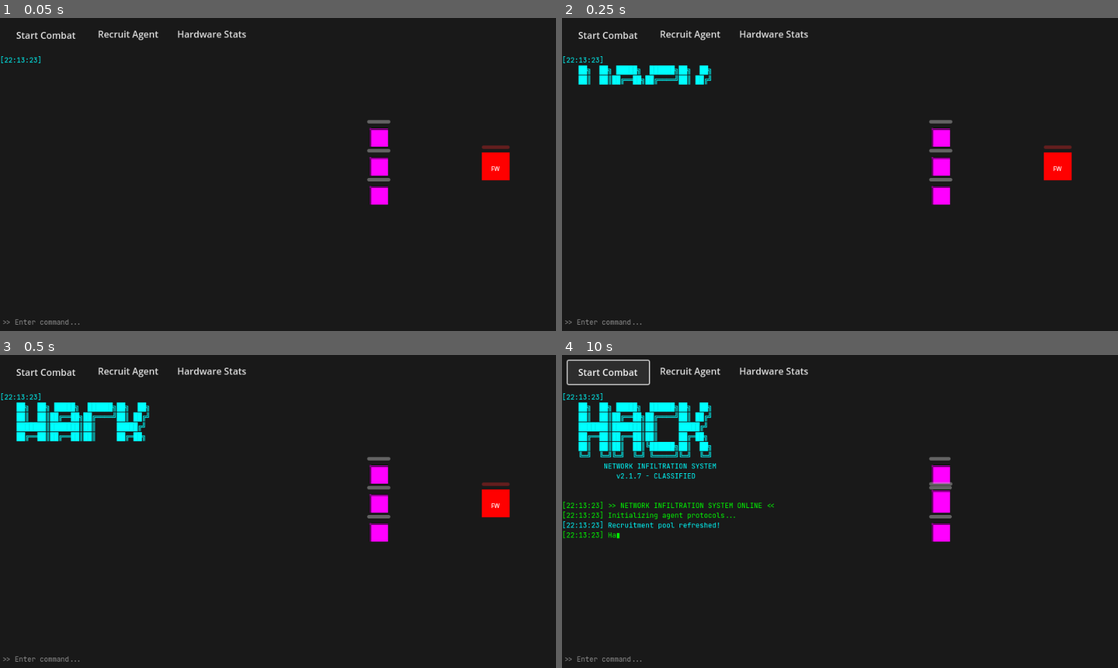
Above: before the commit, frames 1-4 (two rows, left to right).
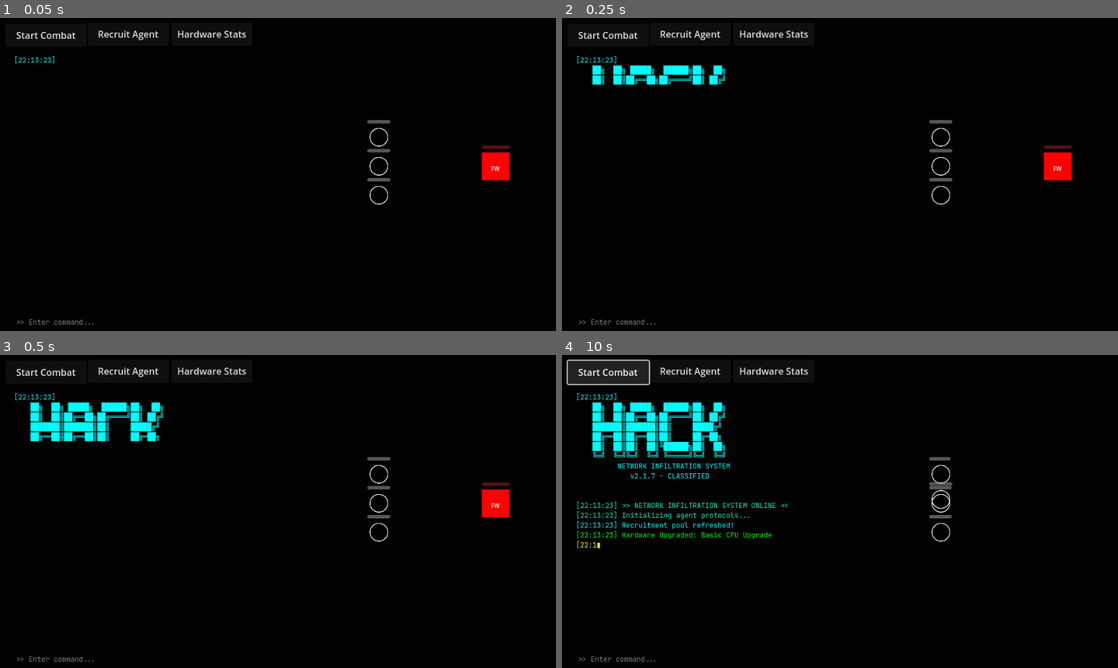
Above: after the commit, the same moments.

Repository: timrolls/Idle-Hacker
Game: Godot game, scene res://Scenes/Test/combat_test.tscn
Same seed, same stepped clock (60 frames per second), same inputs: the game is played once before the commit and once after it. This scene is started directly instead of the project's main scene.
Inputs (mouse positions are in pixels of both pictures, inside the frame that each line leads up to):
- Up to frame 1 (0.05 s): no input
- Up to frame 2 (0.25 s): no input
- Up to frame 3 (0.5 s): no input
- Up to frame 4 (10 s): click "Start Combat" at 0.5 s; click "Recruit Agent" at 1.25 s; click "Hardware Stats" at 2 s; tap Enter at 2.75, 5.75 s; move the mouse to (962, 495) at 2.77 s; hold Up (ui_up) 2.78-3.5 s; tap O at 2.85, 5.85, 8.85 s; click (962, 495) at 2.92 s; tap Space at 3.5 s; drag from (728, 527) to (940, 473) at 3.52 s; move the mouse to (895, 442) at 4.27 s; hold Up (ui_up) 4.28-5 s; tap Shift at 4.35, 7.35 s; drag from (812, 574) to (940, 502) at 5.02 s; move the mouse to (1006, 558) at 5.77 s; hold Down (ui_down) 5.78-6.5 s; drag from (673, 464) to (940, 533) at 6.52 s; move the mouse to (867, 511) at 7.27 s; hold Down (ui_down) 7.28-8 s; click (867, 511) at 7.42 s; drag from (756, 433) to (940, 498) at 8.02 s; move the mouse to (962, 495) at 8.77 s; hold Up (ui_up) 8.78-9.5 s; click "Start Combat" at 9.5 s

The runs differ from the first frame. In frame 1, 96% of the frame differs, in the area x 0-100%, y 0-100%; in frame 2, 96%; in frame 3, 95%; in frame 4, 95%.

Commit message:
Fixed errors in combat_test scene

Diff:
--- /dev/null
+++ b/idle-hacker/Assets/Placeholders/Ring.svg
@@ -0,0 +1,7 @@
+<?xml version="1.0" encoding="UTF-8" standalone="no"?>
+<!DOCTYPE svg PUBLIC "-//W3C//DTD SVG 1.1//EN" "http://www.w3.org/Graphics/SVG/1.1/DTD/svg11.dtd">
+<svg width="100%" height="100%" viewBox="0 0 64 64" version="1.1" xmlns="http://www.w3.org/2000/svg" xmlns:xlink="http://www.w3.org/1999/xlink" xml:space="preserve" xmlns:serif="http://www.serif.com/" style="fill-rule:evenodd;clip-rule:evenodd;stroke-linejoin:round;stroke-miterlimit:2;">
+    <g transform="matrix(4,0,0,4,0,0)">
+        <path d="M8,0C12.415,0 16,3.585 16,8C16,12.415 12.415,16 8,16C3.585,16 0,12.415 0,8C0,3.585 3.585,0 8,0ZM8,0.654C3.945,0.654 0.654,3.945 0.654,8C0.654,12.055 3.945,15.346 8,15.346C12.055,15.346 15.346,12.055 15.346,8C15.346,3.945 12.055,0.654 8,0.654Z" style="fill:white;"/>
+    </g>
+</svg>
--- a/idle-hacker/Scenes/Agents/agent.gd
+++ b/idle-hacker/Scenes/Agents/agent.gd
@@ -19,7 +19,6 @@
 var experience: int = 0
 
 # Abilities
-#var abilities: Array[Dictionary] = []
 var abilities: Array = []
 var ability_cooldowns: Dictionary = {}  # Track cooldowns
 var active_buffs: Array[Dictionary] = []  # Active ability effects
@@ -39,16 +38,28 @@
 
 func _ready():
 	current_health = max_health
+
+	# Ensure we have required nodes
+	if not sprite:
+		sprite = get_node_or_null("Sprite2D")
+	if not health_bar:
+		health_bar = get_node_or_null("HealthBar")
+	if not attack_timer:
+		attack_timer = get_node_or_null("AttackTimer")
+
 	setup_health_bar()
 	setup_attack_timer()
 
 	# Apply visual style based on agent type
-	#apply_agent_style()
+	apply_agent_style()
 
 	# Initialize ability cooldowns
 	setup_abilities()
 
 func setup_health_bar():
+	if not health_bar:
+		return
+
 	health_bar.max_value = max_health
 	health_bar.value = current_health
 	health_bar.show_percentage = false
@@ -56,30 +67,36 @@
 	health_bar.position = Vector2(-20, -30)
 
 func setup_attack_timer():
+	if not attack_timer:
+		return
+
 	attack_timer.wait_time = 1.0 / (base_attack_speed * cpu_speed_multiplier)
 	attack_timer.timeout.connect(_on_attack_timer_timeout)
 
-#func apply_agent_style():
-	#match agent_type:
-		#"BruteForce":
-			#sprite.modulate = Color.BLUE
-			#agent_name = "BruteForce_Agent" if agent_name == "Agent" else agent_name
-		#"Firewall":
-			#sprite.modulate = Color.GREEN
-			#agent_name = "Firewall_Agent" if agent_name == "Agent" else agent_name
-		#"PacketSniffer":
-			#sprite.modulate = Color.RED
-			#agent_name = "PacketSniffer_Agent" if agent_name == "Agent" else agent_name
-		#"Cryptominer":
-			#sprite.modulate = Color.YELLOW
-			#agent_name = "Cryptominer_Agent" if agent_name == "Agent" else agent_name
-		#"Botnet":
-			#sprite.modulate = Color.PURPLE
-			#agent_name = "Botnet_Agent" if agent_name == "Agent" else agent_name
-	#
-	## Apply rarity color if we have agent data
-	#if agent_data.has("color"):
-		#sprite.modulate = sprite.modulate.blend(agent_data.color)
+func apply_agent_style():
+	if not sprite:
+		return
+
+	match agent_type:
+		"BruteForce":
+			sprite.modulate = Color.BLUE
+			agent_name = "BruteForce_Agent" if agent_name == "Agent" else agent_name
+		"Firewall":
+			sprite.modulate = Color.GREEN
+			agent_name = "Firewall_Agent" if agent_name == "Agent" else agent_name
+		"PacketSniffer":
+			sprite.modulate = Color.RED
+			agent_name = "PacketSniffer_Agent" if agent_name == "Agent" else agent_name
+		"Cryptominer":
+			sprite.modulate = Color.YELLOW
+			agent_name = "Cryptominer_Agent" if agent_name == "Agent" else agent_name
+		"Botnet":
+			sprite.modulate = Color.PURPLE
+			agent_name = "Botnet_Agent" if agent_name == "Agent" else agent_name
+
+	# Apply rarity color if we have agent data
+	if agent_data.has("color"):
+		sprite.modulate = sprite.modulate.blend(agent_data.color)
 
 func start_combat(target: Node2D):
 	if not is_attacking and is_instance_valid(target):
@@ -124,7 +141,8 @@
 		actual_damage *= 0.7
 
 	current_health -= actual_damage
-	health_bar.value = current_health
+	if health_bar:
+		health_bar.value = current_health
 
 	# Visual feedback
 	_play_hurt_animation()
@@ -147,7 +165,8 @@
 
 func heal(amount: float):
 	current_health = min(current_health + amount, max_health)
-	health_bar.value = current_health
+	if health_bar:
+		health_bar.value = current_health
 	EventBus.agent_health_changed.emit(agent_name, current_health, max_health)
 
 func apply_hardware_upgrades(cpu_mult: float, dmg_mult: float, def_mult: float):
@@ -160,11 +179,17 @@
 		attack_timer.wait_time = 1.0 / (base_attack_speed * cpu_speed_multiplier)
 
 func _play_attack_animation():
+	if not sprite:
+		return
+
 	var tween = get_tree().create_tween()
 	tween.tween_property(sprite, "position:x", sprite.position.x + 10, 0.1)
 	tween.tween_property(sprite, "position:x", sprite.position.x, 0.1)
 
 func _play_hurt_animation():
+	if not sprite:
+		return
+
 	var tween = get_tree().create_tween()
 	tween.tween_property(sprite, "modulate:v", 0.5, 0.1)
 	tween.tween_property(sprite, "modulate:v", 1.0, 0.1)
@@ -212,7 +237,7 @@
 
 	# Setup abilities from data
 	setup_abilities()
-	#apply_agent_style()
+	apply_agent_style()
 
 func activate_ability(ability_name: String) -> bool:
 	for ability in abilities:
@@ -257,9 +282,10 @@
 	active_buffs.append(buff)
 
 	# Visual effect
-	var tween = get_tree().create_tween()
-	tween.tween_property(sprite, "modulate:v", 2.0, 0.2)
-	tween.tween_property(sprite, "modulate:v", 1.0, 0.2)
+	if sprite:
+		var tween = get_tree().create_tween()
+		tween.tween_property(sprite, "modulate:v", 2.0, 0.2)
+		tween.tween_property(sprite, "modulate:v", 1.0, 0.2)
 
 func _activate_shield():
 	# This would affect all agents - needs combat manager integration
--- a/idle-hacker/Scenes/Agents/agent.tscn
+++ b/idle-hacker/Scenes/Agents/agent.tscn
@@ -1,15 +1,22 @@
 [gd_scene load_steps=3 format=3 uid="uid://c6kfjw55p0tjl"]
 
 [ext_resource type="Script" uid="uid://dtxn3f7cjdaxq" path="res://Scenes/Agents/agent.gd" id="1_agent"]
-
-[sub_resource type="PlaceholderTexture2D" id="PlaceholderTexture2D_agent"]
-size = Vector2(32, 32)
+[ext_resource type="Texture2D" uid="uid://cujjmk5xhwyq5" path="res://Assets/Placeholders/Ring.svg" id="2_ryekx"]
 
 [node name="Agent" type="Node2D"]
 script = ExtResource("1_agent")
 
+[node name="Sprite" type="ColorRect" parent="."]
+visible = false
+offset_left = -24.0
+offset_top = -24.0
+offset_right = 24.0
+offset_bottom = 24.0
+color = Color(1, 0.647059, 0, 1)
+
 [node name="Sprite2D" type="Sprite2D" parent="."]
-texture = SubResource("PlaceholderTexture2D_agent")
+scale = Vector2(0.5, 0.5)
+texture = ExtResource("2_ryekx")
 
 [node name="HealthBar" type="ProgressBar" parent="."]
 modulate = Color(1, 1, 1, 0.8)
--- a/idle-hacker/Scenes/Levels/main.tscn
+++ b/idle-hacker/Scenes/Levels/main.tscn
@@ -92,15 +92,11 @@
 theme = ExtResource("2_w0lsm")
 glitch_chance = 0.5
 cursor_blink_speed = 0.7
-agent_action_color = Color(0.517647, 0.517647, 0.517647, 1)
 server_response_color = Color(0.75493, 0.697731, 0.374945, 1)
-combat_event_color = Color(0.517647, 0.517647, 0.517647, 1)
 success_color = Color(0, 0.968273, 0.737207, 1)
 warning_color = Color(1, 1, 1, 1)
-command_color = Color(0.517647, 0.517647, 0.517647, 1)
 help_color = Color(0.517184, 0.517184, 0.517184, 1)
 error_color = Color(0.830365, 0.330725, 0.381645, 1)
-system_color = Color(0, 0.968273, 0.737207, 1)
 
 [node name="LineEdit" parent="." instance=ExtResource("2_yjsus")]
 offset_right = 704.0
@@ -114,6 +110,7 @@
 offset_right = 960.0
 offset_bottom = 536.0
 color = Color(1, 1, 1, 0)
+metadata/_edit_use_anchors_ = true
 
 [node name="Sprite2D" type="Sprite2D" parent="CanvasLayer/Ascii Shader"]
 show_behind_parent = true
--- a/idle-hacker/Scenes/Test/combat_test.tscn
+++ b/idle-hacker/Scenes/Test/combat_test.tscn
@@ -1,10 +1,19 @@
-[gd_scene load_steps=6 format=3 uid="uid://pwmmsg1u3be2"]
+[gd_scene load_steps=9 format=3 uid="uid://pwmmsg1u3be2"]
 
 [ext_resource type="Script" uid="uid://gk3ehq78ecqb" path="res://Scenes/Test/combat_test.gd" id="1_test"]
 [ext_resource type="PackedScene" uid="uid://c6kfjw55p0tjl" path="res://Scenes/Agents/agent.tscn" id="2_ackmw"]
 [ext_resource type="PackedScene" uid="uid://dlnpl14u8qrre" path="res://Scenes/UI/terminal_window.tscn" id="2_ghhax"]
 [ext_resource type="PackedScene" uid="uid://cv5o0d0y2m6sh" path="res://Scenes/Enemies/enemy_server.tscn" id="3_j05fj"]
 [ext_resource type="PackedScene" uid="uid://bv7p5pmifa37j" path="res://Scenes/UI/command_prompt.tscn" id="3_lrbht"]
+[ext_resource type="Shader" uid="uid://0h40a6mt5n5a" path="res://Shaders/ascii.gdshader" id="6_wywmr"]
+[ext_resource type="Texture2D" uid="uid://bm3b2sx2x5bvr" path="res://Shaders/ascii.png" id="7_1fppc"]
+
+[sub_resource type="ShaderMaterial" id="ShaderMaterial_ua2r5"]
+shader = ExtResource("6_wywmr")
+shader_parameter/ascii_tex = ExtResource("7_1fppc")
+shader_parameter/ascii_size = Vector2(8, 16)
+shader_parameter/available_columns = 10
+shader_parameter/max_columns = 16
 
 [node name="CombatTest" type="Node2D"]
 script = ExtResource("1_test")
@@ -14,7 +23,7 @@
 [node name="Background" type="ColorRect" parent="."]
 offset_right = 960.0
 offset_bottom = 540.0
-color = Color(0.1, 0.1, 0.1, 1)
+color = Color(0, 0, 0, 1)
 
 [node name="AgentsContainer" type="Node2D" parent="."]
 z_index = 10
@@ -56,8 +65,28 @@
 text = "Type commands like: 'overload 1' or 'shield firewall' to activate abilities"
 
 [node name="Terminal Window" parent="UILayer" instance=ExtResource("2_ghhax")]
+offset_left = 24.0
 offset_top = 64.0
-offset_right = -320.0
+offset_right = -384.0
 offset_bottom = -28.0
+glitch_chance = 0.4
 
 [node name="LineEdit" parent="UILayer" instance=ExtResource("3_lrbht")]
+offset_left = 24.0
+offset_right = 576.0
+
+[node name="CanvasLayer" type="CanvasLayer" parent="."]
+visible = false
+
+[node name="Ascii Shader" type="ColorRect" parent="CanvasLayer"]
+material = SubResource("ShaderMaterial_ua2r5")
+anchors_preset = -1
+anchor_left = -0.133333
+anchor_top = -0.0148148
+anchor_right = -0.00833333
+anchor_bottom = -0.0148148
+offset_left = 712.0
+offset_right = 960.0
+offset_bottom = 536.0
+color = Color(1, 1, 1, 0)
+metadata/_edit_use_anchors_ = true
--- a/idle-hacker/Scenes/UI/terminal_window.tscn
+++ b/idle-hacker/Scenes/UI/terminal_window.tscn
@@ -12,6 +12,13 @@
 grow_vertical = 2
 script = ExtResource("1_q2jdn")
 glitch_speed_multiplier = 0.9
+agent_action_color = Color(0.517647, 0.517647, 0.517647, 1)
+combat_event_color = Color(0.517647, 0.517647, 0.517647, 1)
+success_color = Color(0.517647, 0.517647, 0.517647, 1)
+warning_color = Color(0, 0.968273, 0.737207, 1)
+command_color = Color(0.517647, 0.517647, 0.517647, 1)
+help_color = Color(0.517647, 0.517647, 0.517647, 1)
+system_color = Color(0, 0.968273, 0.737207, 1)
 
 [node name="ScrollContainer" type="ScrollContainer" parent="."]
 texture_filter = 1
Not shown, added: idle-hacker/Assets/Placeholders/Ring.svg.import
Not shown: 1 places in idle-hacker/Scenes/Enemies/enemy_server.tscn that only renumber resources
Not shown, changed: DesignFiles/ascii2.afphoto~lock~
